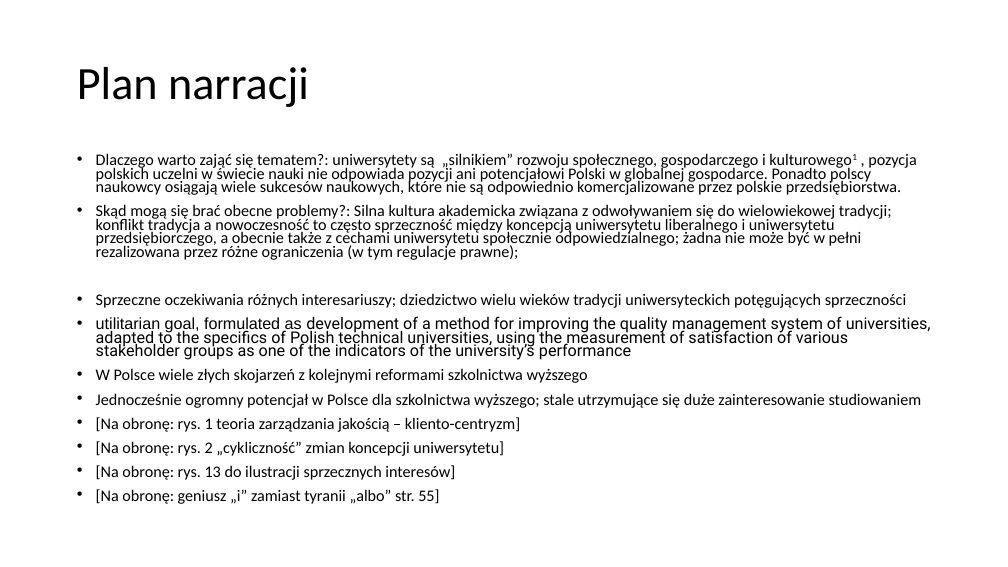
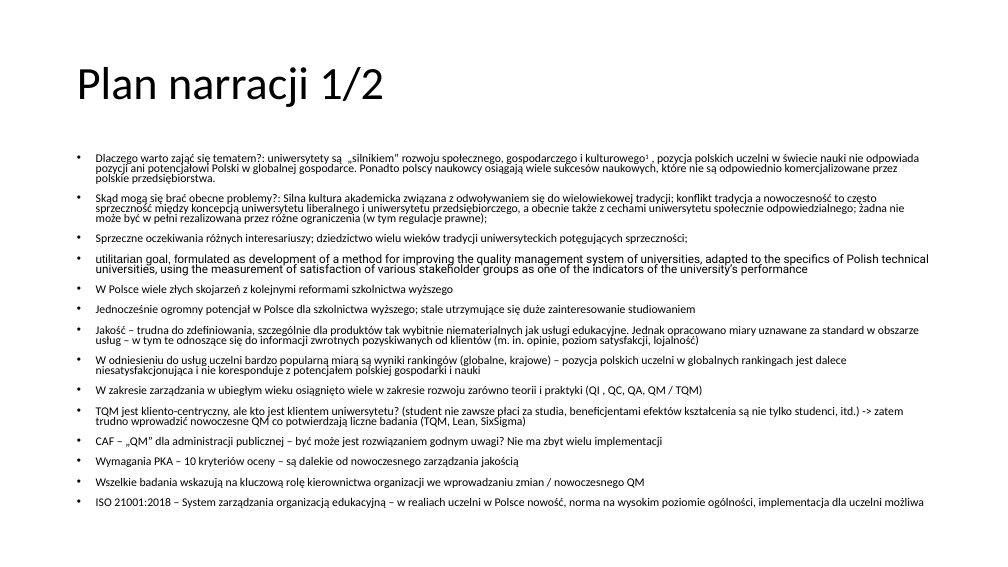
Before and after one commit to JeanPaulSzefler/doktorat_git, a slide deck: slide 2 of Egzaminy doktorskie/angielski/SSI_forHEI_QMS.pptx. Drawn at 1008x567 pixels with LibreOffice and Linux fonts; fonts in the diff are those of the drawing. Boxes give left, top, right and bottom in pixels: in the first picture for what was removed or moved away, otherwise in the second. Text is boxed around its words. In the diff, an @@ line names an element or a change of style, - is before the commit and + after.

```diff
--- a/Egzaminy doktorskie/angielski/SSI_forHEI_QMS.pptx
+++ b/Egzaminy doktorskie/angielski/SSI_forHEI_QMS.pptx
@@ title at [77,67,384,107]: text changed @@
-Plan narracji
+Plan narracji 1/2
@@ text at [96,154,929,315]: size 15.4 to 11.2 pt in "Dlaczego warto zająć się tematem?: uniwersytety są ...", "Skąd mogą się brać obecne problemy?: Silna ...", "utilitarian goal, formulated as development of a ...", "W Polsce wiele złych skojarzeń z kolejnymi ..." and 1 more places @@
@@ text at [96,234,688,244]: text changed; size 15.4 to 11.2 pt @@
-• Sprzeczne oczekiwania różnych interesariuszy; dziedzictwo wielu wieków tradycji uniwersyteckich potęgujących sprzeczności
+• Sprzeczne oczekiwania różnych interesariuszy; dziedzictwo wielu wieków tradycji uniwersyteckich potęgujących sprzeczności;
@@ text at [96,326,924,508]: text changed; size 15.4 to 11.2 pt @@
-• [Na obronę: rys. 1 teoria zarządzania jakością – kliento-centryzm]
-• [Na obronę: rys. 2 „cykliczność” zmian koncepcji uniwersytetu]
-• [Na obronę: rys. 13 do ilustracji sprzecznych interesów]
-• [Na obronę: geniusz „i” zamiast tyranii „albo” str. 55]
+• Jakość – trudna do zdefiniowania, szczególnie dla produktów tak wybitnie niematerialnych jak usługi edukacyjne. Jednak opracowano miary uznawane za standard w obszarze usług – w tym te odnoszące się do informacji zwrotnych pozyskiwanych od klientów (m. in. opinie, poziom satysfakcji, lojalność)
+• W odniesieniu do usług uczelni bardzo popularną miarą są wyniki rankingów (globalne, krajowe) – pozycja polskich uczelni w globalnych rankingach jest dalece niesatysfakcjonująca i nie koresponduje z potencjałem polskiej gospodarki i nauki
+• W zakresie zarządzania w ubiegłym wieku osiągnięto wiele w zakresie rozwoju zarówno teorii i praktyki (QI , QC, QA, QM / TQM)
+• TQM jest kliento-centryczny, ale kto jest klientem uniwersytetu? (student nie zawsze płaci za studia, beneficjentami efektów kształcenia są nie tylko studenci, itd.) -> zatem trudno wprowadzić nowoczesne QM co potwierdzają liczne badania (TQM, Lean, SixSigma)
+• CAF – „QM” dla administracji publicznej – być może jest rozwiązaniem godnym uwagi? Nie ma zbyt wielu implementacji
+• Wymagania PKA – 10 kryteriów oceny – są dalekie od nowoczesnego zarządzania jakością
+• Wszelkie badania wskazują na kluczową rolę kierownictwa organizacji we wprowadzaniu zmian / nowoczesnego QM
+• ISO 21001:2018 – System zarządzania organizacją edukacyjną – w realiach uczelni w Polsce nowość, norma na wysokim poziomie ogólności, implementacja dla uczelni możliwa
```
Also in this commit, not shown: 3 other slides changed, 10 slides added, 14 other files.
